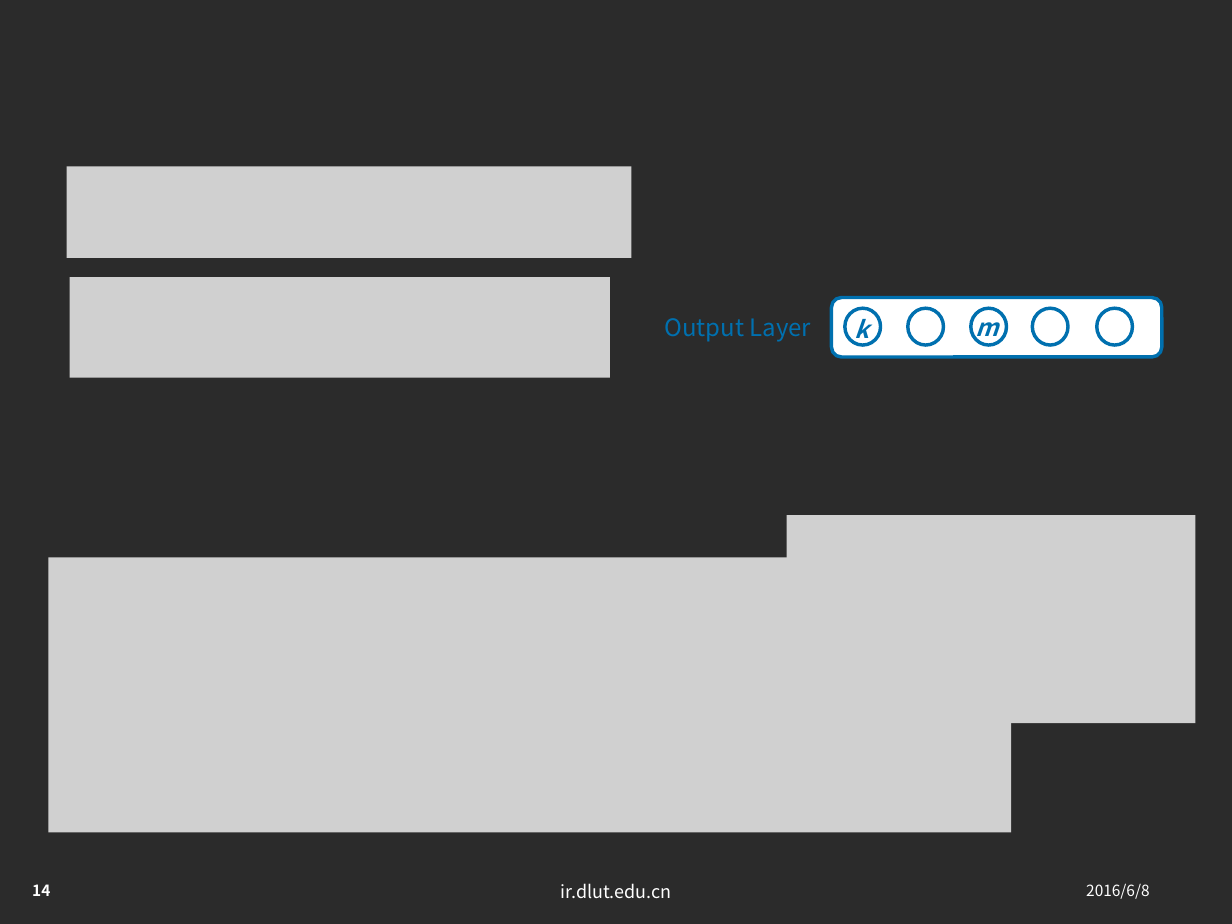
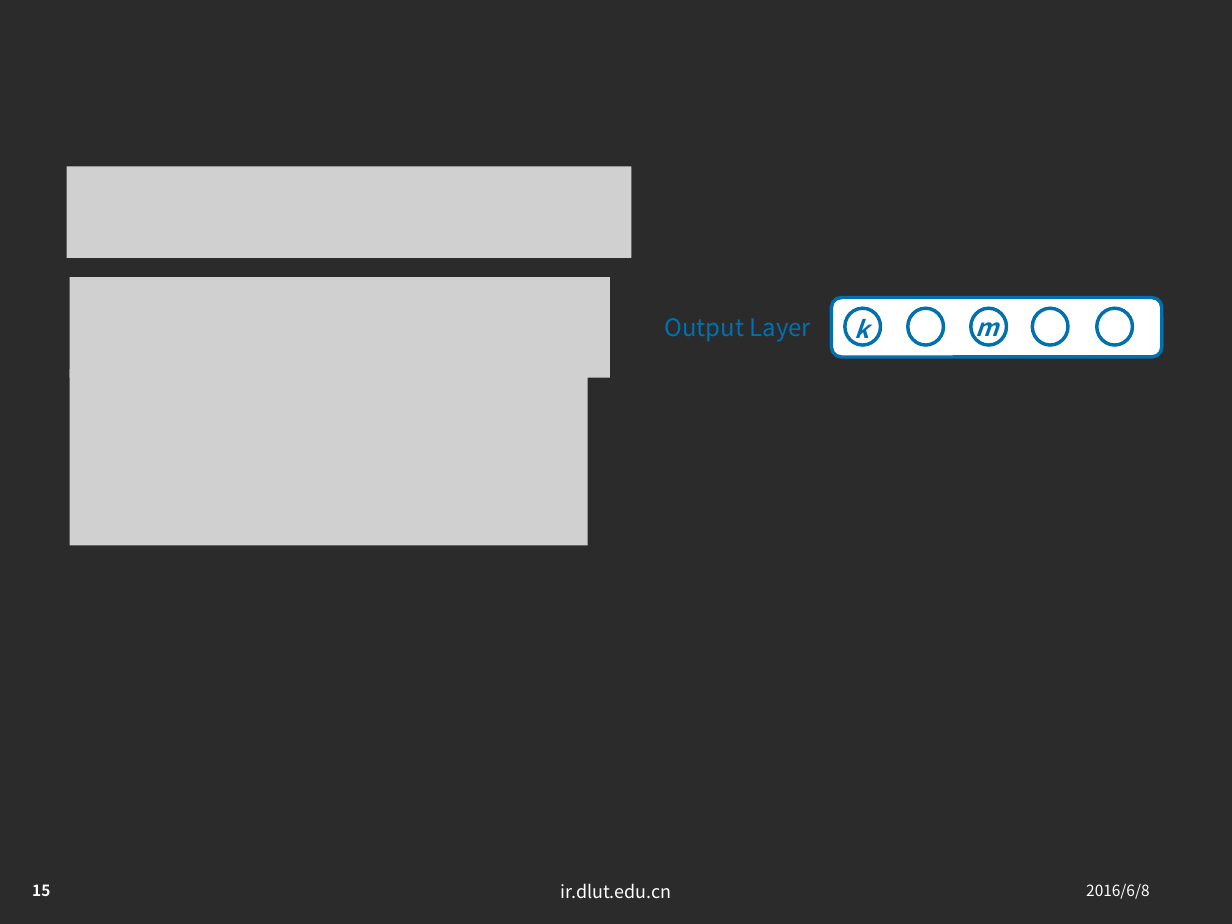
Before and after one commit to jxwb088047/RNN_BPTT_report, a slide deck: slide 15 of 林广和研一下学术ppt-2016-06-06.pptx (slide 14 before the commit). Drawn at 1232x924 pixels with LibreOffice and Linux fonts; fonts in the diff are those of the drawing; grey boxes stand for pictures; background and template pictures are left out; a plain dark background stands for a picture behind light text. Boxes give left, top, right and bottom in pixels: in the first picture for what was removed or moved away, otherwise in the second. Text is boxed around its words. In the diff, an @@ line names an element or a change of style, - is before the commit and + after.

```diff
--- a/林广和研一下学术ppt-2016-06-06.pptx
+++ b/林广和研一下学术ppt-2016-06-06.pptx
@@ picture added at (70,370,588,546) @@
@@ picture removed at (786,515,1195,723) @@
@@ picture removed at (48,557,1010,832) @@
@@ page number at (32,884,50,896): text changed @@
-14
+15
```
Also in this commit, not shown: 8 other slides changed, 2 slides added.
